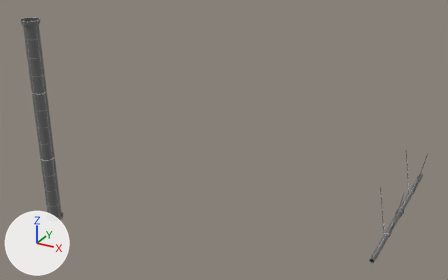
The Blender file Blends/prop-pipe.blend as it was, and as the next commit left it.
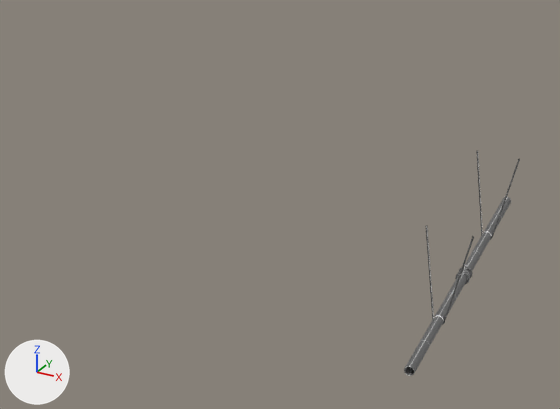
The first picture shows the older version from a 50 mm camera at (6.12, -5.87, 3.32) aimed at (2.75, 0.27, 0.26). The close-ups show both versions on the part from 37% to 100% of the width and 26% to 100% of the height of that picture. The lights are fixed; the arrows at lower left show +X, +Y and +Z.

Objects in the first close-up: 'prop-pipe-sprinklers-2m'.
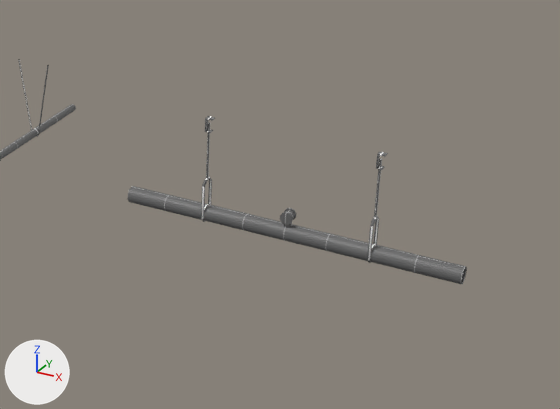
Pixel boxes [x1, y1, x2, y2] of what changed, in the close-ups (560 x 409 px):
'prop-pipe-sprinklers-pump-2m', added
    after: [128, 116, 467, 284]
'prop-pipe-sprinklers-2m', moved
    before: [404, 151, 520, 376]
    after: [0, 59, 76, 161]

Diff of the bpy script that builds the scene:
```diff
--- a/Blends/prop-pipe.blend.py
+++ b/Blends/prop-pipe.blend.py
@@ me_prop_pipe_sprinklers_pump_2m @@
+me_prop_pipe_sprinklers_pump_2m.from_pydata(...)  # 194 vertices, 160 faces; spans x -1.0..1.0, y -0.06..0.06, z -0.06..0.6
+me_prop_pipe_sprinklers_pump_2m.materials.append(mat_metal)  # picture img_pt_default_png
@@ ob_prop_pipe_sprinklers_2m @@
 ob_prop_pipe_sprinklers_2m = bpy.data.objects.new('prop-pipe-sprinklers-2m', me_prop_pipe_sprinklers_2m)
-ob_prop_pipe_sprinklers_2m.location = (5.0, 0.0, 0.0)
+ob_prop_pipe_sprinklers_2m.location = (2.0, 0.0, 0.0)
 _m = ob_prop_pipe_sprinklers_2m.modifiers.new('EdgeSplit', 'EDGE_SPLIT')
@@ ob_prop_pipe_sprinklers_pump_2m @@
+ob_prop_pipe_sprinklers_pump_2m = bpy.data.objects.new('prop-pipe-sprinklers-pump-2m', me_prop_pipe_sprinklers_pump_2m)
+ob_prop_pipe_sprinklers_pump_2m.location = (4.0, 0.0, 0.0)
+_m = ob_prop_pipe_sprinklers_pump_2m.modifiers.new('EdgeSplit', 'EDGE_SPLIT')
+_m.use_edge_angle = False
```
